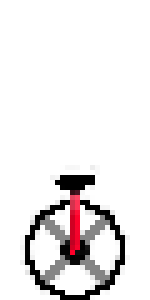
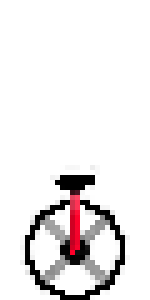
Before/after of a 150×300 layered artwork. What changed in the layer stack:
painted on "Unicycle" over (x1=40, y1=215, x2=110, y2=285)
